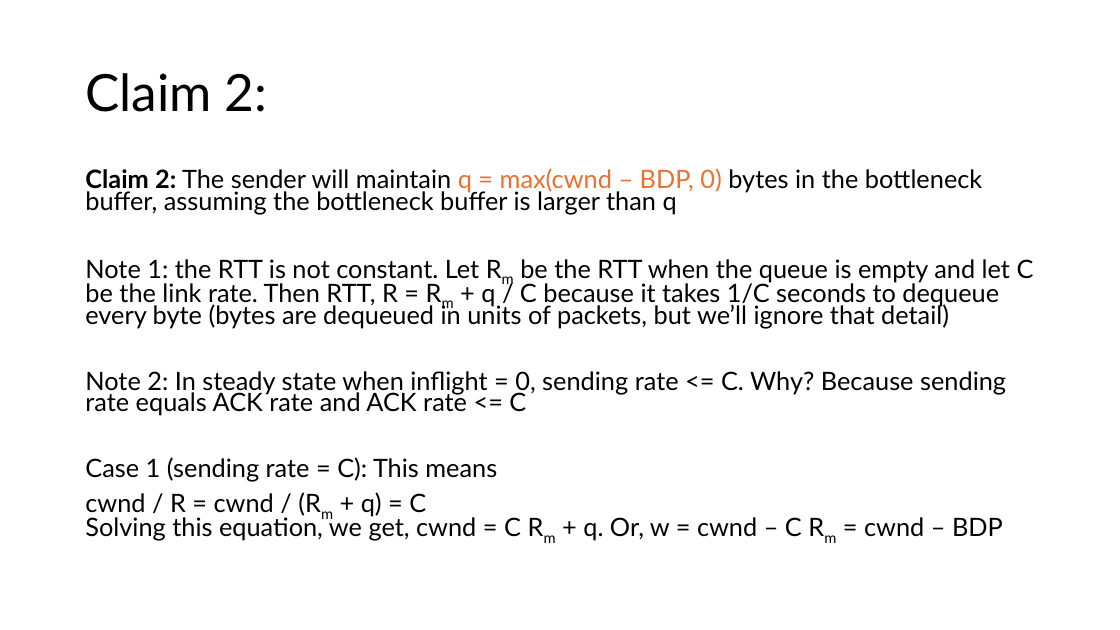
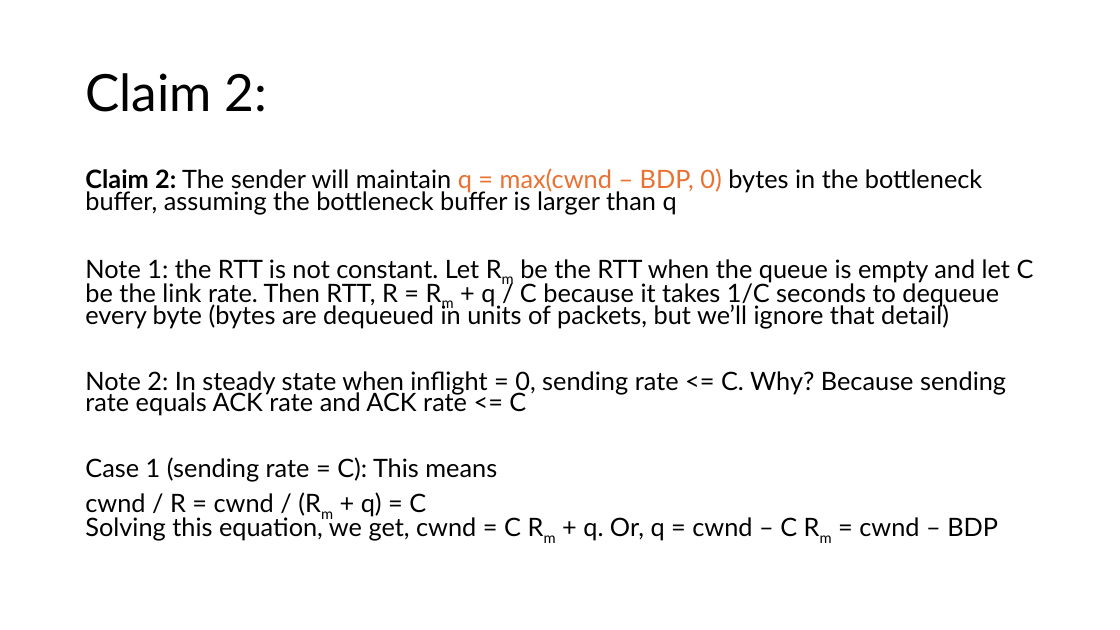
Before and after one commit to venkatarun95/mit_page, a slide deck: slide 17 of f25/assets/slides/lec15-congestion-control-1.pptx (slide 16 before the commit). Drawn at 1120x630 pixels with LibreOffice and Linux fonts; fonts in the diff are those of the drawing. Boxes give left, top, right and bottom in pixels: in the first picture for what was removed or moved away, otherwise in the second. Text is boxed around its words. In the diff, an @@ line names an element or a change of style, - is before the commit and + after.

```diff
--- a/f25/assets/slides/lec15-congestion-control-1.pptx
+++ b/f25/assets/slides/lec15-congestion-control-1.pptx
@@ text at <box>85,492,998,541</box>: text changed @@
-cwnd / R = cwnd / (Rm + q) = C
-Solving this equation, we get, cwnd = C Rm + q. Or, w = cwnd – C Rm = cwnd – BDP
+cwnd / R = cwnd / (Rm + q) = C
+Solving this equation, we get, cwnd = C Rm + q. Or, q = cwnd – C Rm = cwnd – BDP
```
Also in this commit, not shown: 4 other slides changed, 2 slides added, 1 slide removed, 3 other files.
